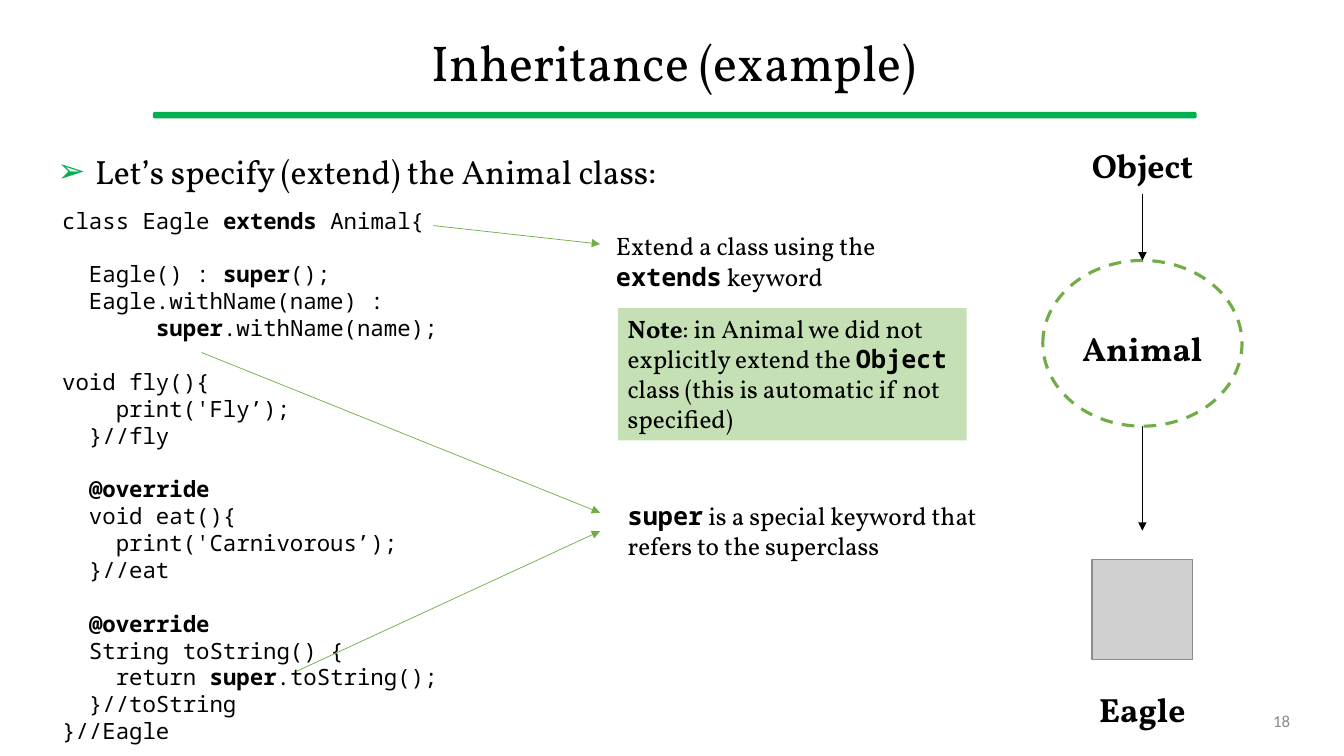
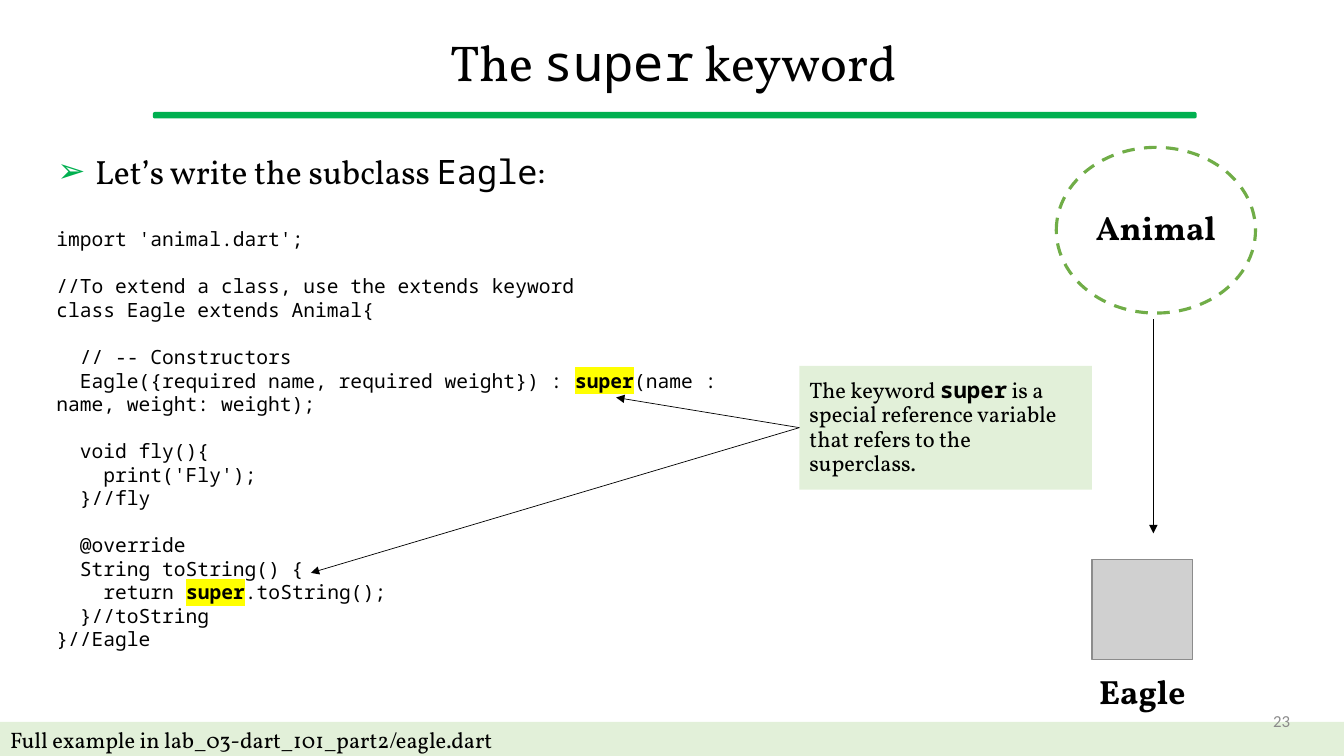
Before and after one commit to gcappon/bwthw, a slide deck: slide 23 of lab_03-dart_101_part_2/lab_03-dart_101_part_2.pptx (slide 18 before the commit). Drawn at 1344x756 pixels with LibreOffice and Linux fonts; fonts in the diff are those of the drawing; grey boxes stand for pictures. Boxes give left, top, right and bottom in pixels: in the first picture for what was removed or moved away, otherwise in the second. Text is boxed around its words. In the diff, an @@ line names an element or a change of style, - is before the commit and + after.

```diff
--- a/lab_03-dart_101_part_2/lab_03-dart_101_part_2.pptx
+++ b/lab_03-dart_101_part_2/lab_03-dart_101_part_2.pptx
@@ title at [451, 45, 897, 94]: text changed @@
-Inheritance (example)
+The super keyword
@@ ellipse: place and size @@
-ellipse at [1044, 260, 1243, 425]
+ellipse at [1057, 147, 1256, 313]
@@ text at [95, 158, 546, 193]: text changed @@
-➢ Let’s specify (extend) the Animal class:
+➢ Let’s write the subclass Eagle:
@@ text removed at [1092, 154, 1193, 187] @@
-Object
@@ text "Animal": place and size @@
-text "Animal" at [1082, 337, 1202, 362]
+text "Animal" at [1096, 216, 1216, 241]
@@ arrow removed from (1142, 195) to (1142, 260) @@
@@ text "import 'animal.dart';": place and size @@
-text "import 'animal.dart';" at [62, 212, 438, 745]
+text "import 'animal.dart';" at [56, 231, 693, 651]
@@ text at [56, 231, 574, 298]: paragraphs added @@
+import 'animal.dart';
+//To extend a class, use the extends keyword
@@ arrow removed from (434, 226) to (600, 244) @@
@@ text removed at [616, 237, 875, 293] @@
-Extend a class using the extends keyword
@@ text at [56, 302, 386, 651]: size 16 to 14 pt in "class Eagle extends Animal{", "void fly(){", "}//fly", "@override" and 4 more places; bold off in "extends", "@override"; highlight none to #FFFF00 in "super.toString();" @@
@@ rectangle removed at [618, 309, 967, 441] @@
-Note: in Animal we did not explicitly extend the Object class (this is automatic if not specified)
@@ arrow moved from (1142, 426) - (1142, 530) to (1153, 320) - (1153, 533) @@
@@ text at [56, 349, 693, 416]: text changed; size 16 to 14 pt @@
-Eagle() : super();
-Eagle.withName(name) :
-super.withName(name);
+// -- Constructors
+Eagle({required name, required weight}) : super(name : name, weight: weight);
@@ arrow removed from (202, 353) to (600, 513) @@
@@ rectangle added at [800, 366, 1092, 490], fill #E2F0D9, 16 pt, text #000000 @@
+The keyword super is a special reference variable that refers to the superclass.
@@ arrow added from (800, 427) to (616, 397), #000000 0.5 pt @@
@@ arrow added from (800, 427) to (311, 573), #000000 0.5 pt @@
@@ text at [89, 479, 397, 582]: paragraphs removed @@
-@override
-void eat(){
-print('Carnivorous’);
-}//eat
@@ text at [103, 467, 256, 487]: text changed; size 16 to 14 pt @@
-print('Fly’);
+print('Fly');
@@ text removed at [628, 507, 977, 561] @@
-super is a special keyword that refers to the superclass
@@ arrow removed from (297, 671) to (600, 531) @@
@@ text "Eagle": place and size @@
-text "Eagle" at [1099, 698, 1185, 731]
+text "Eagle" at [1099, 680, 1185, 713]
@@ page number at [1273, 716, 1290, 727]: text changed @@
-18
+23
@@ rectangle added at [0, 722, 1344, 756], fill #E2F0D9, 16 pt, text #000000 @@
+Full example in lab_03-dart_101_part2/eagle.dart
```
Also in this commit, not shown: 8 other slides changed, 58 slides added, 28 slides removed, 19 other files.
